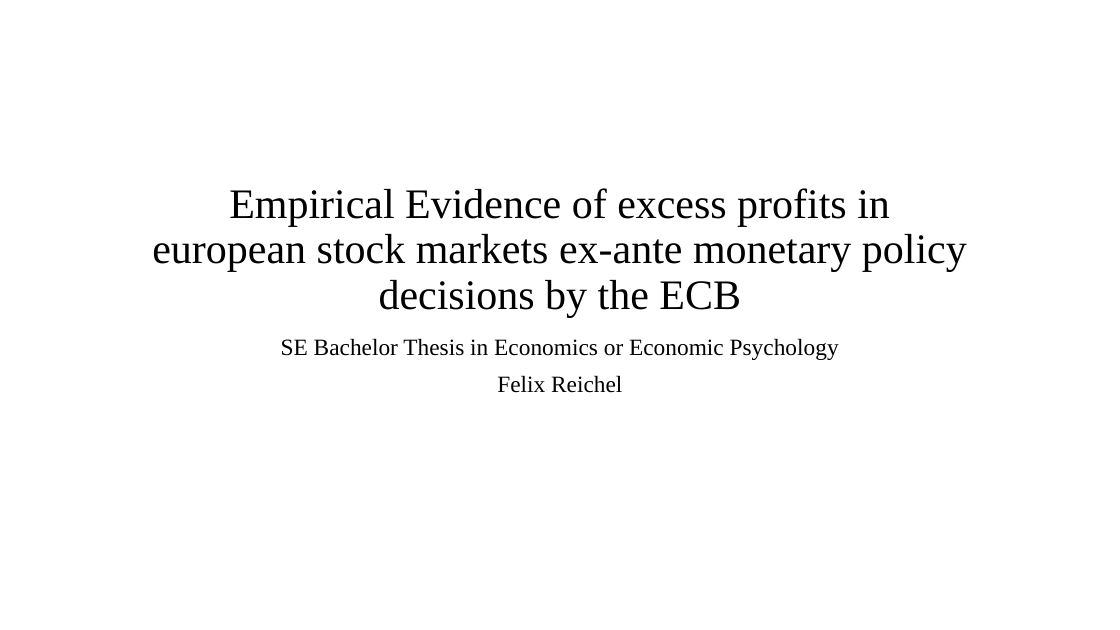
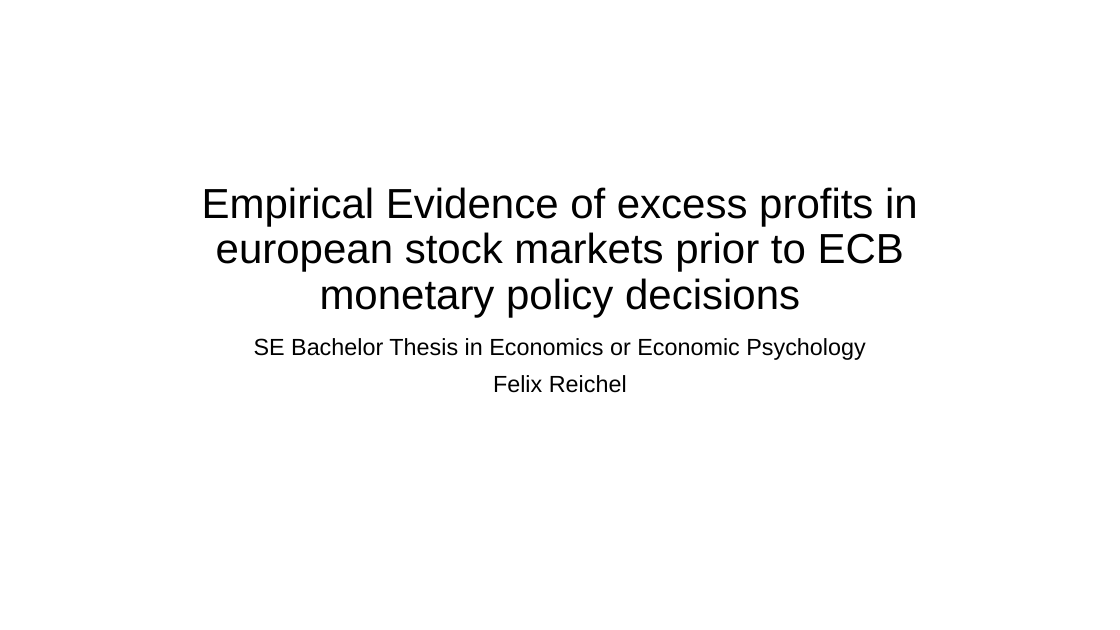
Before and after one commit to felix-reichel/stock-returns-over-the-fomc-cycle-revisited, a slide deck: slide 1 of slides/BA_Thesis_slides_FR_JKUEcon_2023.pptx. Drawn at 1120x630 pixels with LibreOffice and Linux fonts; fonts in the diff are those of the drawing. Boxes give left, top, right and bottom in pixels: in the first picture for what was removed or moved away, otherwise in the second. Text is boxed around its words. In the diff, an @@ line names an element or a change of style, - is before the commit and + after.

```diff
--- a/slides/BA_Thesis_slides_FR_JKUEcon_2023.pptx
+++ b/slides/BA_Thesis_slides_FR_JKUEcon_2023.pptx
@@ title at (202,187,918,317): text changed; font Times New Roman to Arial @@
-Empirical Evidence of excess profits in european stock markets ex-ante monetary policy decisions by the ECB
+Empirical Evidence of excess profits in european stock markets prior to ECB monetary policy decisions
@@ subtitle "SE Bachelor Thesis in Economics ..." at (254,338,865,393): font Times New Roman to Arial; less space between paragraphs @@
```
Also in this commit, not shown: 6 other slides changed, 58 other files.
